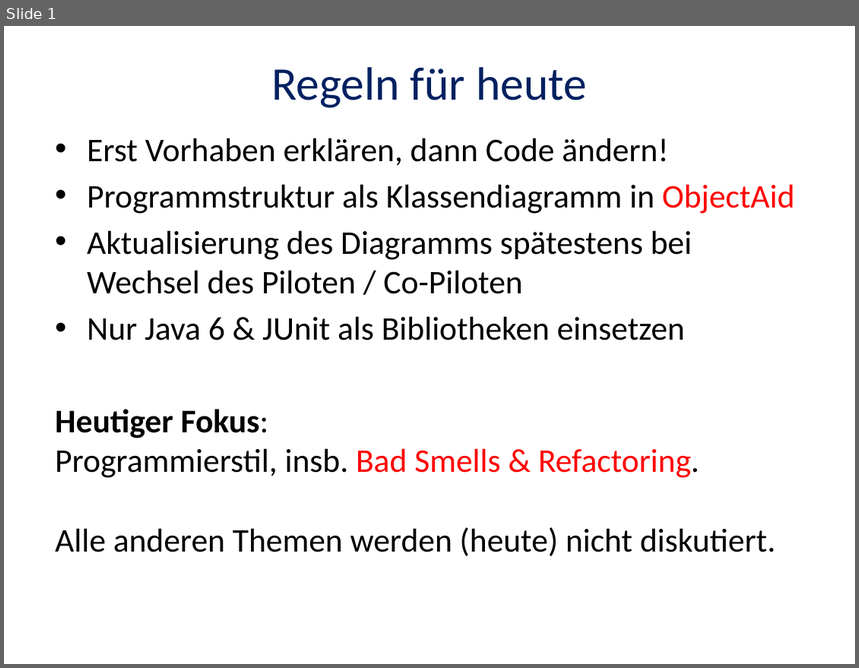
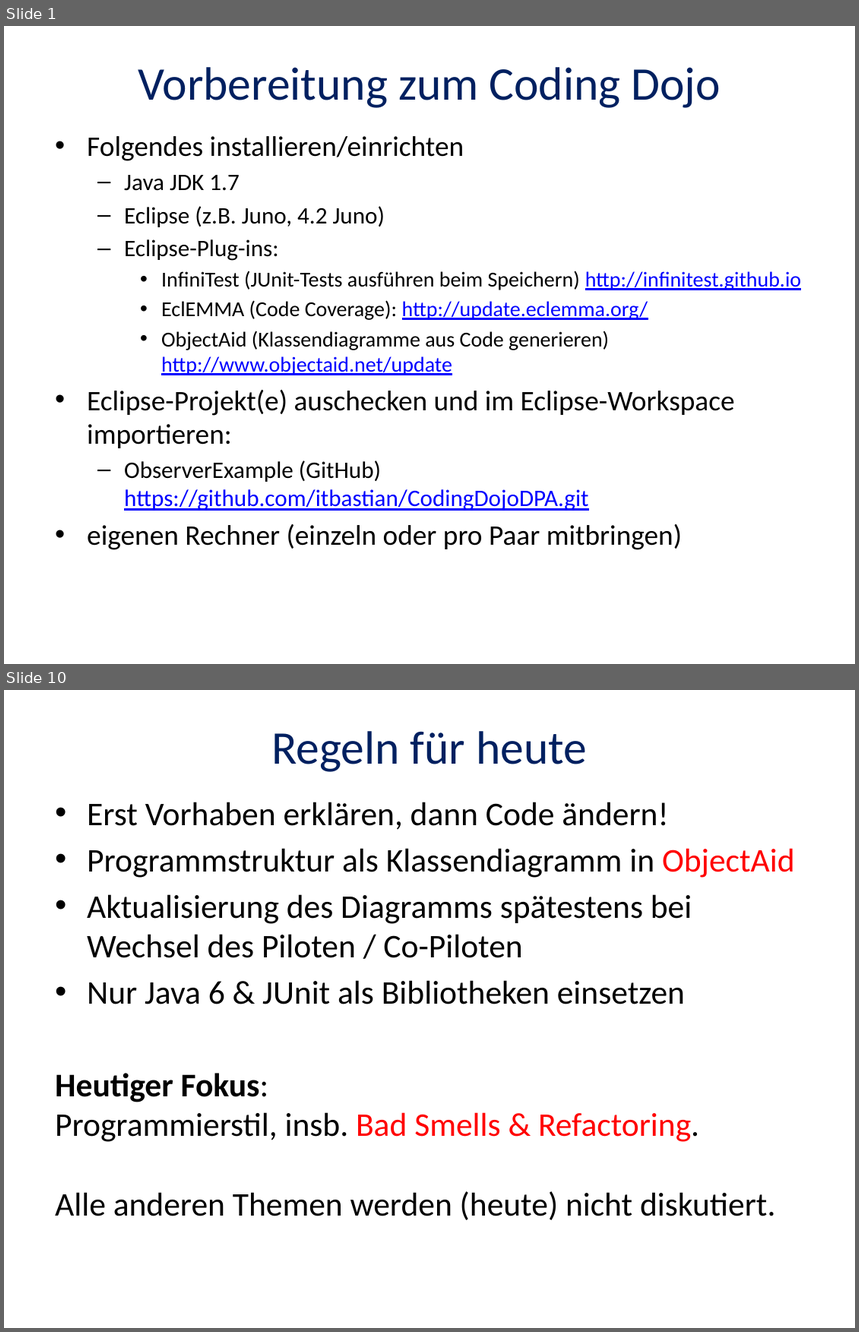
Before and after one commit to itbastian/CodingDojoDPA, a slide deck: Observer/Coding-Dojo-2015-05-06.pptx. Shown one above the other, each under a label of ours: slide 1 before the commit, slides 1 and 10 after it; the slides between them are not shown. The pictures are 859x668 and 859x1332 pixels, drawn with LibreOffice and Linux fonts; fonts in the diff are those of the drawing. Boxes give left, top, right and bottom in pixels: in the first picture for what was removed or moved away, otherwise in the second. Text is boxed around its words. In the diff, an @@ line names an element or a change of style, - is before the commit and + after.

```diff
--- a/Observer/Coding-Dojo-2015-05-06.pptx
+++ b/Observer/Coding-Dojo-2015-05-06.pptx
@@ slide 1 added at (4, 26, 855, 664), background #FFFFFF @@
@@ title added at (138, 67, 721, 108), 39.6 pt, text #002060 @@
+Vorbereitung zum Coding Dojo
@@ text added at (87, 136, 801, 550), 18 pt, text #000000 @@
+• Folgendes installieren/einrichten
+  – Java JDK 1.7
+  – Eclipse (z.B. Juno, 4.2 Juno)
+  – Eclipse-Plug-ins:
+    • InfiniTest (JUnit-Tests ausführen beim Speichern) http://infinitest.github.io
+    • EclEMMA (Code Coverage): http://update.eclemma.org/
+    • ObjectAid (Klassendiagramme aus Code generieren) http://www.objectaid.net/update
+• Eclipse-Projekt(e) auschecken und im Eclipse-Workspace importieren:
+  – ObserverExample (GitHub) https://github.com/itbastian/CodingDojoDPA.git
+• eigenen Rechner (einzeln oder pro Paar mitbringen)
@@ what was slide 1 is now slide 10 @@
```
Also in this commit, not shown: 1 slide changed, 7 other slides added, 15 slides removed, 2 other files.
